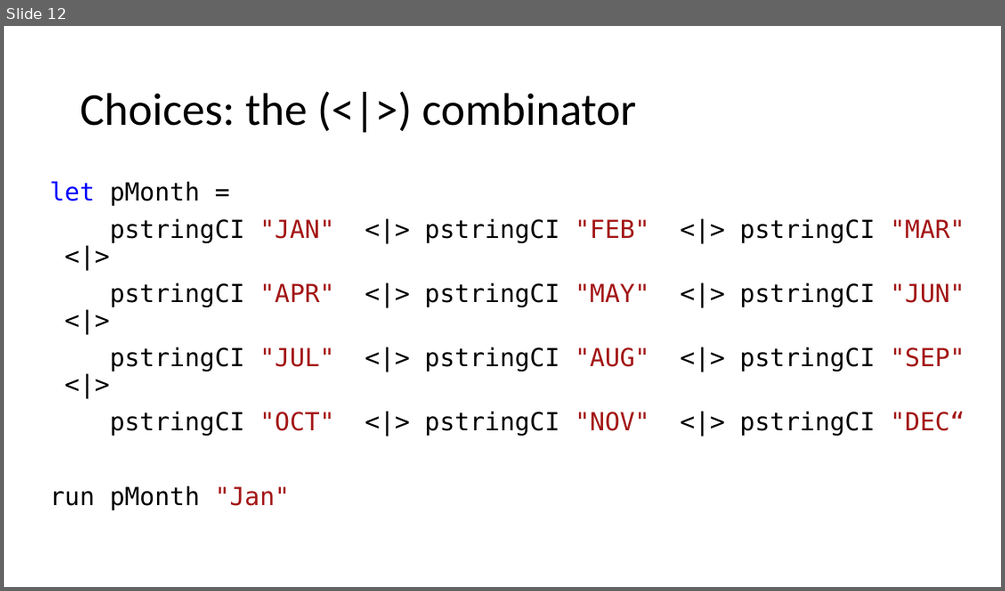
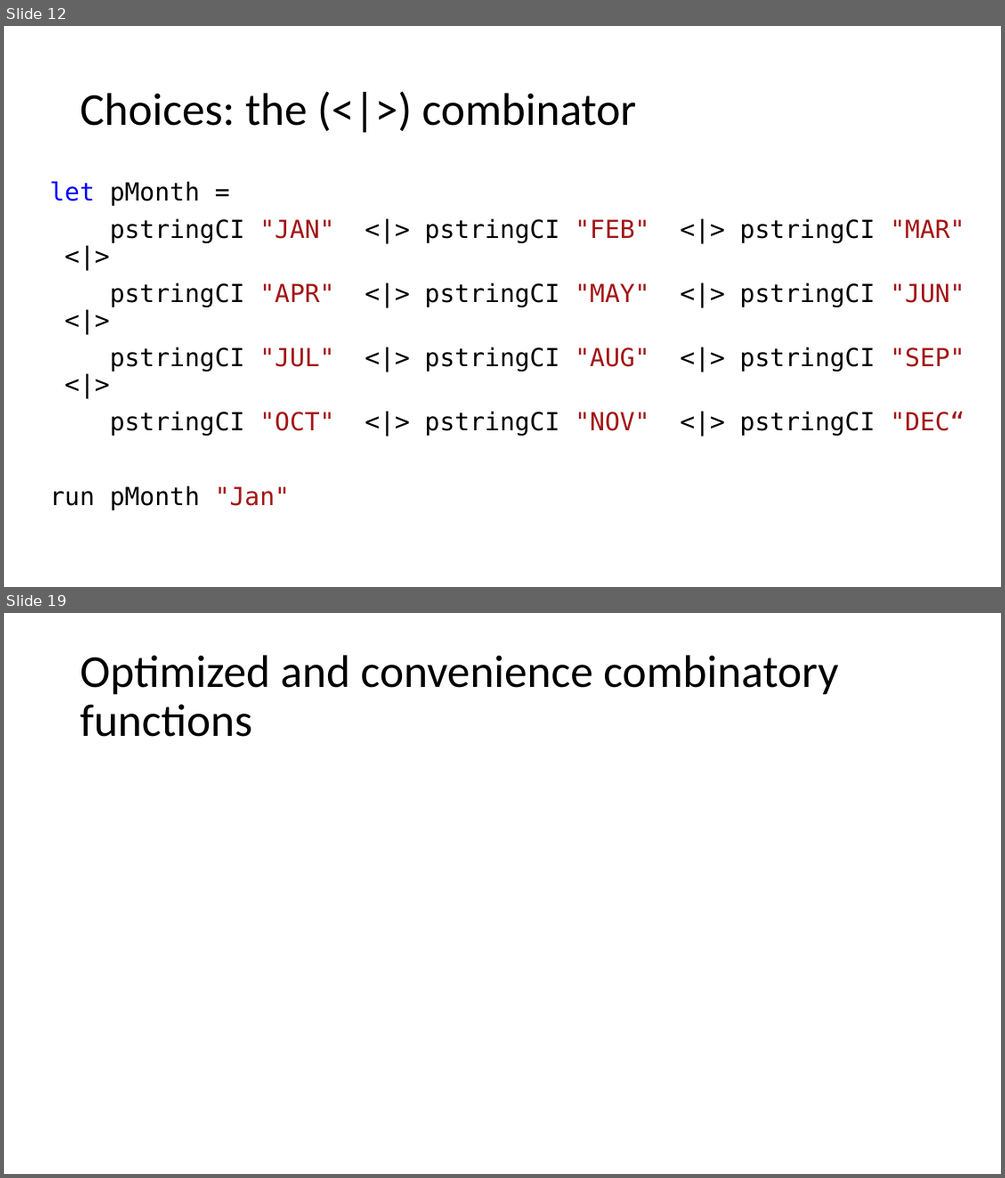
Before and after one commit to atiboros/PracticalFParsec, a slide deck: Slides/Practical FParsec V2.pptx. Shown one above the other, each under a label of ours: slide 12 before the commit, slides 12 and 19 after it; the slides between them are not shown. The pictures are 1005x591 and 1005x1178 pixels, drawn with LibreOffice and Linux fonts; fonts in the diff are those of the drawing. Boxes give left, top, right and bottom in pixels: in the first picture for what was removed or moved away, otherwise in the second. Text is boxed around its words. In the diff, an @@ line names an element or a change of style, - is before the commit and + after.

```diff
--- a/Slides/Practical FParsec V2.pptx
+++ b/Slides/Practical FParsec V2.pptx
@@ slide 19 added at bbox=[4, 613, 1001, 1174], background #FFFFFF @@
@@ title added at bbox=[80, 655, 838, 737], 44 pt, text #000000 @@
+Optimized and convenience combinatory functions
```
Also in this commit, not shown: 1 slide changed, 10 other slides added, 1 other file.
